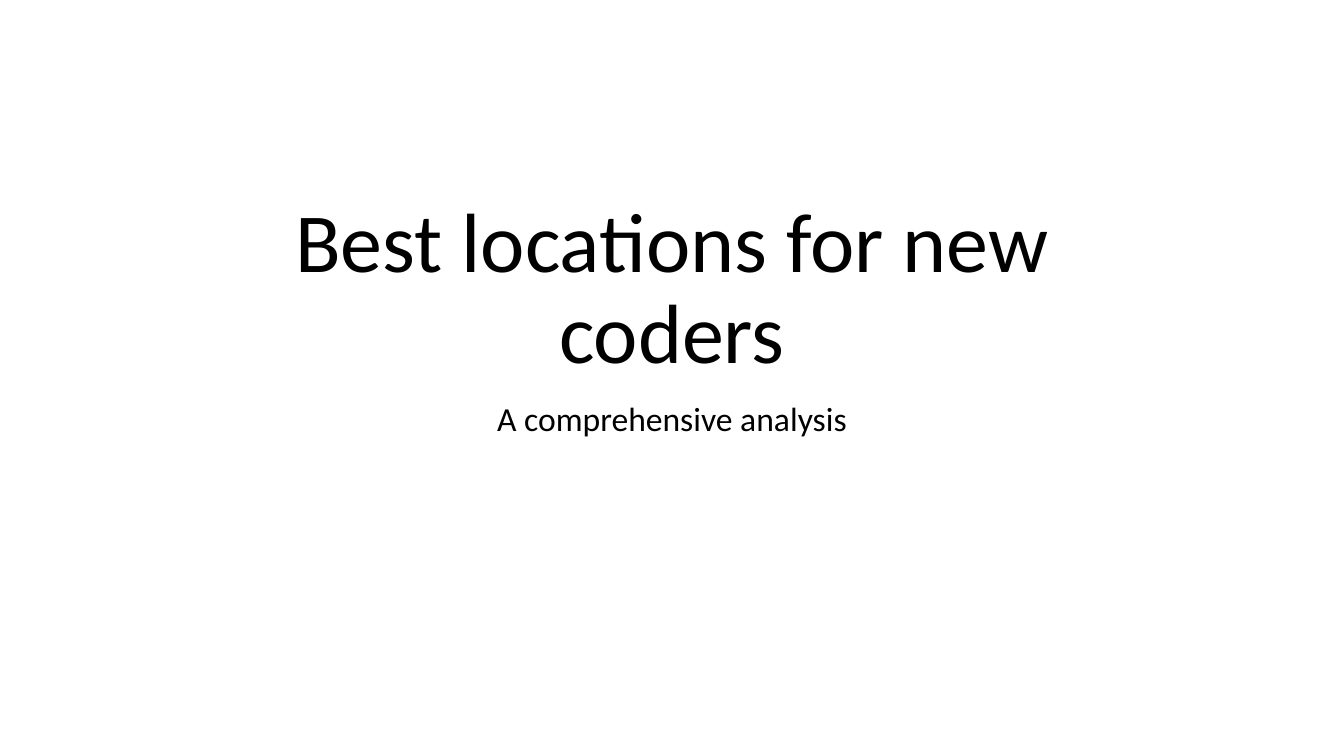
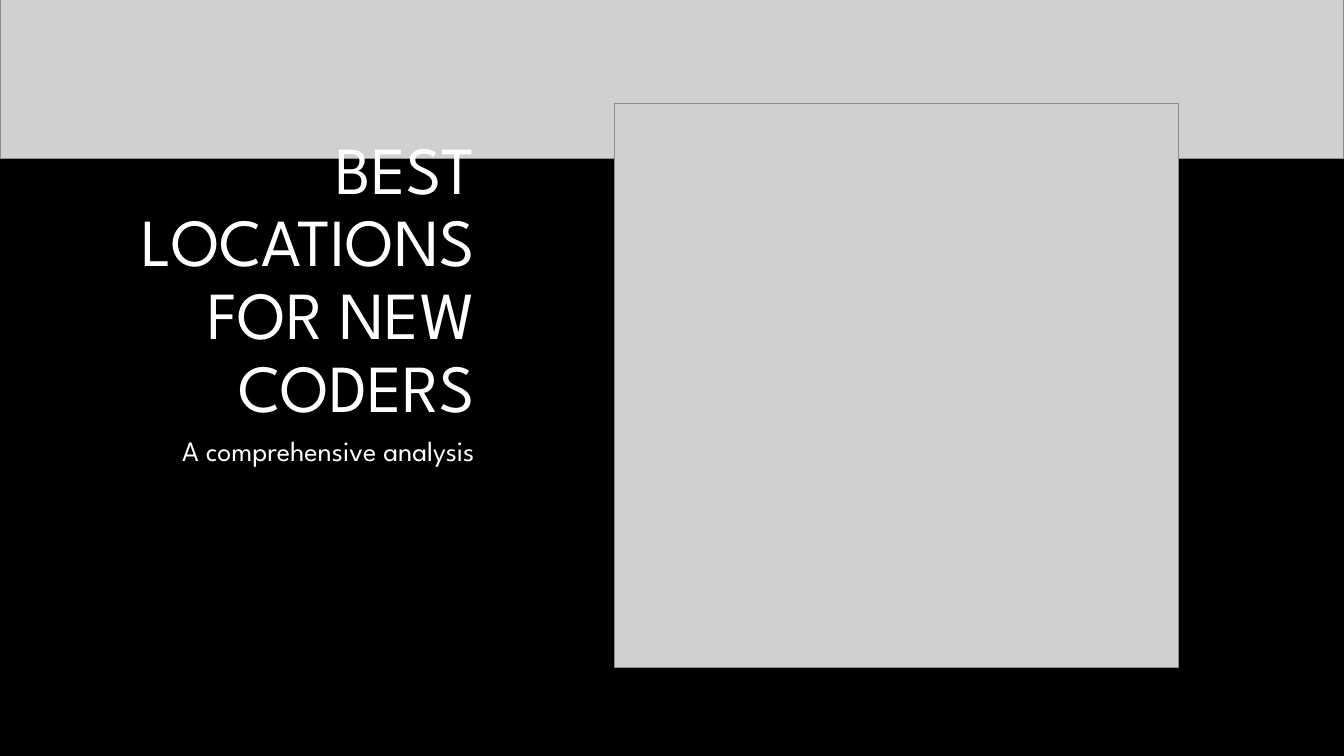
Before and after one commit to amishnerd/prospects, a slide deck: slide 1 of powerpoint.pptx. Drawn at 1344x756 pixels with LibreOffice and Linux fonts; fonts in the diff are those of the drawing; grey boxes stand for pictures; background and template pictures are left out. Boxes give left, top, right and bottom in pixels: in the first picture for what was removed or moved away, otherwise in the second. Text is boxed around its words. In the diff, an @@ line names an element or a change of style, - is before the commit and + after.

```diff
--- a/powerpoint.pptx
+++ b/powerpoint.pptx
@@ background #FFFFFF to #000000 @@
@@ picture added at box(0, 0, 1344, 159) @@
@@ picture added at box(615, 104, 1179, 667) @@
@@ title at box(142, 127, 475, 413): text changed; size 60 to 48 pt; font Calibri to League Spartan; text colour #000000 to #FFFFFF @@
-Best locations for new coders
+BEST LOCATIONS FOR NEW CODERS
@@ subtitle "A comprehensive analysis": place and size @@
-subtitle "A comprehensive analysis" at box(497, 407, 846, 437)
+subtitle "A comprehensive analysis" at box(182, 441, 474, 467)
@@ subtitle "A comprehensive analysis" at box(182, 441, 474, 467): size 24 to 20 pt, font Calibri to League Spartan, text colour #000000 to #FFFFFF; alignment centre to right @@
```
Also in this commit, not shown: 7 other slides changed, 2 slides added, 1 slide removed, 2 other files.
